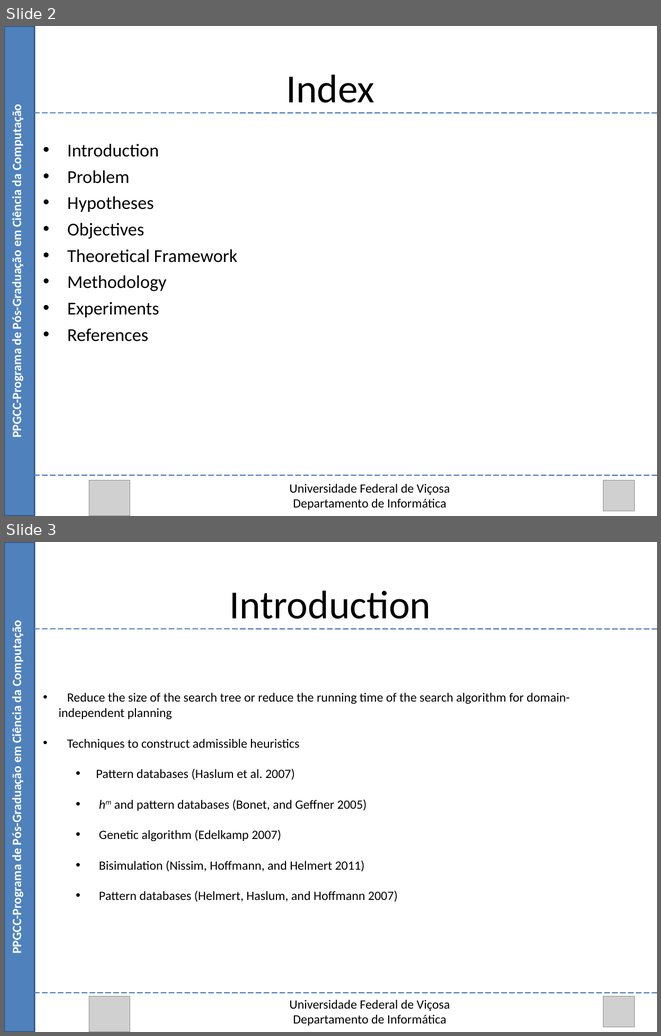
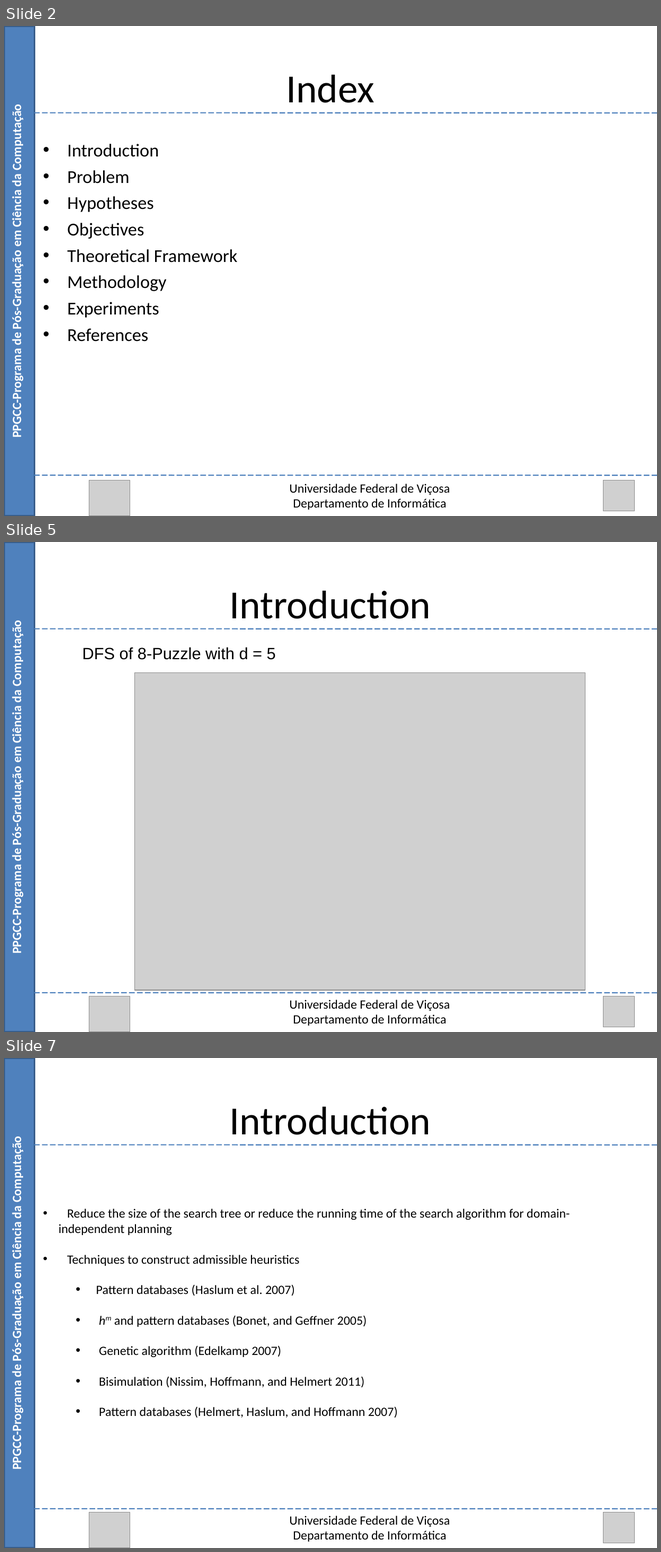
Before and after one commit to Marvinsky/research-marvin, a slide deck: latex/odp/selection heuristics.odp. Shown one above the other, each under a label of ours: slides 2 and 3 before the commit, slides 2, 5 and 7 after it; the slides between them are not shown. The pictures are 661x1036 and 661x1552 pixels, drawn with LibreOffice and Linux fonts; fonts in the diff are those of the drawing; grey boxes stand for pictures. Boxes give left, top, right and bottom in pixels: in the first picture for what was removed or moved away, otherwise in the second. Text is boxed around its words. In the diff, an @@ line names an element or a change of style, - is before the commit and + after.

```diff
--- a/latex/odp/selection heuristics.odp
+++ b/latex/odp/selection heuristics.odp
@@ slide 5 added at [4,542,657,1032], background #FFFFFF @@
@@ rectangle added at [4,542,35,1032], fill #4F81BD, outline #385D8A 2.01 pt @@
@@ text added at [230,590,431,619], 44 pt, text #000000 @@
+Introduction
@@ text added at [9,626,24,951], 14 pt, text #FFFFFF, bold @@
+PPGCC-Programa de Pós-Graduação em Ciência da Computação
@@ line added from (35, 629) to (657, 629), #4A7EBB 1.25 pt @@
@@ text added at [82,647,276,660], 18 pt, text #000000 @@
+DFS of 8-Puzzle with d = 5
@@ picture added at [134,672,585,990] @@
@@ line added from (35, 992) to (657, 992), #4A7EBB 1.25 pt @@
@@ picture added at [89,996,130,1032] @@
@@ text added at [289,999,450,1025], 14 pt, text #000000 @@
+Universidade Federal de Viçosa
+Departamento de Informática
@@ picture added at [603,996,634,1026] @@
@@ what was slide 3 is now slide 7 @@
```
Also in this commit, not shown: 7 slides changed, 5 other slides added, 1 other file.
